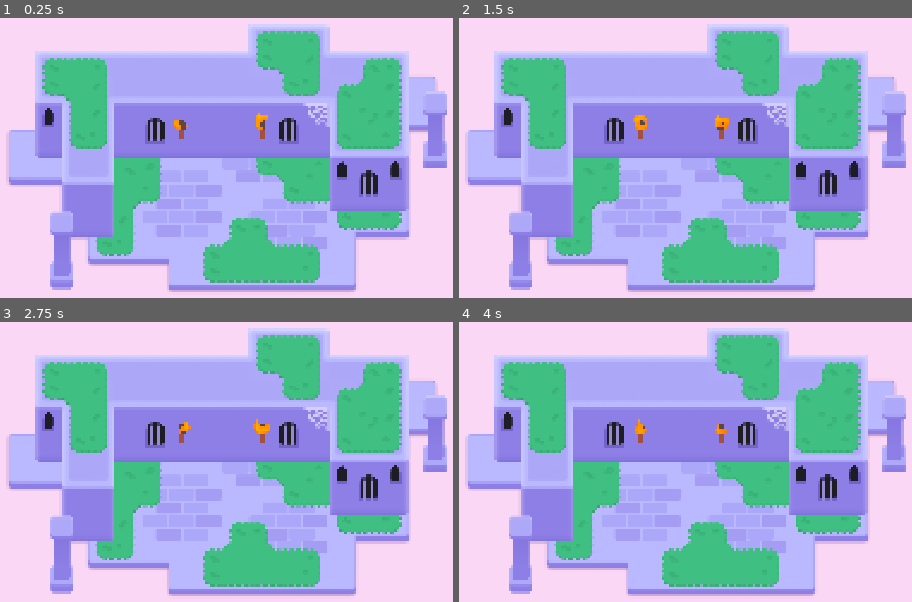
Above: before the commit, frames 1-4 (two rows, left to right).
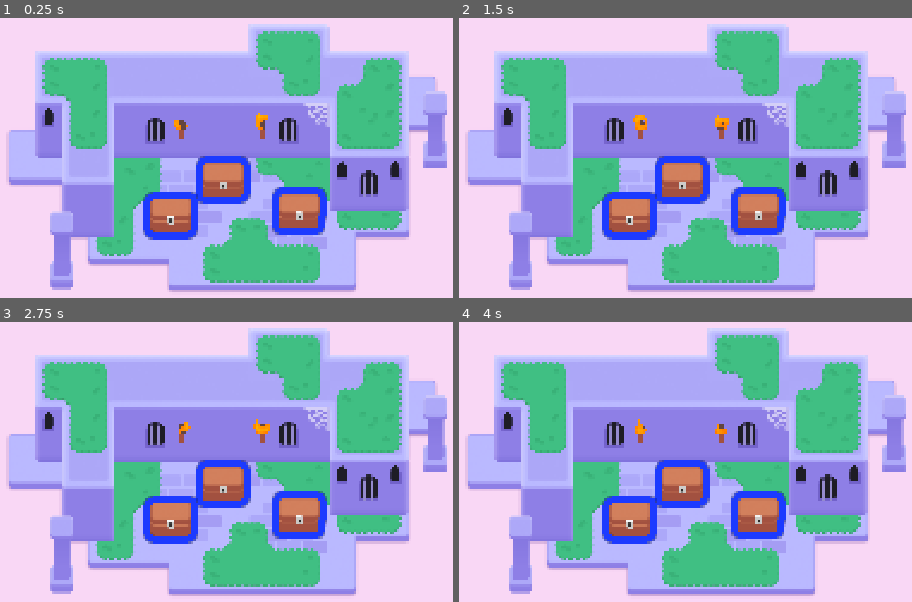
Above: after the commit, the same moments.

Repository: AntheaHo0/M6Looting
Game: Godot game, scene res://lessons/mini_dungeon.tscn
Two runs of this game, one before a commit and one after it. Both use one fixed random seed, a clock stepped at 60 frames per second and the inputs below.
Inputs (mouse positions are in pixels of both pictures, inside the frame that each line leads up to):
- Up to frame 1 (0.25 s): no input
- Up to frame 2 (1.5 s): tap Enter at 0.5 s; move the mouse to (857, 152) at 0.52 s; hold D (move_right) 0.53-1.28 s; tap Z at 0.6, 1.35 s; click (857, 152) at 0.67 s; tap Space at 0.77 s; move the mouse to (522, 197) at 1.27 s; hold S (move_down) from 1.28 s (still down); click (522, 197) at 1.42 s
- Up to frame 3 (2.75 s): tap Space at 1.52 s; move the mouse to (303, 380) at 2.02 s; release S (move_down) at 2.03 s; hold D (move_right) from 2.03 s (still down); tap Z at 2.1 s; click (303, 380) at 2.17 s
- Up to frame 4 (4 s): move the mouse to (640, 568) at 2.77 s; release D (move_right) at 2.78 s; hold W (move_up) 2.78-3.53 s; tap Z at 2.85, 3.6 s; click (640, 568) at 2.92 s; tap Space at 3.02, 3.77 s; move the mouse to (outside the picture) at 3.52 s; hold A (move_left) from 3.53 s (still down); click (outside the picture) at 3.67 s

The runs differ from the first frame. In frame 1, 6.1% of the frame differs, in the area x 31-73%, y 49-80%; in frame 2, 6.1%; in frame 3, 6.1%; in frame 4, 6.1%.

Commit message:
M6L3(Completed)

Diff:
--- /dev/null
+++ b/lessons/chest/chest.gd
@@ -0,0 +1,19 @@
+extends Area2D
+
+@onready var canvas_group: CanvasGroup = $CanvasGroup
+
+func _ready() -> void:
+	mouse_entered.connect(_on_mouse_entered)
+	mouse_exited.connect(_on_mouse_exited)
+	canvas_group.material.set_shader_parameter("line_thickness", 3.0)
+
+func set_outline_thickness(new_thickness: float) -> void:
+	canvas_group.material.set_shader_parameter("line_thickness", new_thickness)
+
+func _on_mouse_entered() -> void:
+	var tween := create_tween()
+	tween.tween_method(set_outline_thickness, 3.0, 6.0, 0.08)
+
+func _on_mouse_exited() -> void:
+	var tween := create_tween()
+	tween.tween_method(set_outline_thickness, 6.0, 3.0, 0.08)
--- a/lessons/chest/chest.tscn
+++ b/lessons/chest/chest.tscn
@@ -1,11 +1,13 @@
-[gd_scene load_steps=7 format=3 uid="uid://b27yxfpkfvoha"]
+[gd_scene load_steps=8 format=3 uid="uid://b27yxfpkfvoha"]
 
 [ext_resource type="Shader" uid="uid://lio2wmbue2of" path="res://lessons/chest/group_outline.gdshader" id="1_12as2"]
+[ext_resource type="Script" uid="uid://cslu0j1hcta5r" path="res://lessons/chest/chest.gd" id="1_65g6b"]
 [ext_resource type="Texture2D" uid="uid://c3hwsm5ugp8qw" path="res://lessons/chest/bottom.png" id="1_bkc6q"]
 [ext_resource type="Texture2D" uid="uid://bnem1cahhoxdk" path="res://lessons/chest/top.png" id="2_12as2"]
 [ext_resource type="Texture2D" uid="uid://bu2jin246nel5" path="res://lessons/chest/lock.png" id="3_65g6b"]
 
 [sub_resource type="ShaderMaterial" id="ShaderMaterial_65g6b"]
+resource_local_to_scene = true
 shader = ExtResource("1_12as2")
 shader_parameter/line_color = Color(0.10980392, 0.22745098, 1, 1)
 shader_parameter/line_thickness = 10.0
@@ -15,6 +17,7 @@
 size = Vector2(100.99985, 84.005554)
 
 [node name="Chest" type="Area2D"]
+script = ExtResource("1_65g6b")
 
 [node name="CanvasGroup" type="CanvasGroup" parent="."]
 material = SubResource("ShaderMaterial_65g6b")
--- a/lessons/mini_dungeon.tscn
+++ b/lessons/mini_dungeon.tscn
@@ -6,6 +6,7 @@
 [ext_resource type="Texture2D" uid="uid://c1rgncfgjxefj" path="res://assets/dungeon/pillar.png" id="4_gq228"]
 [ext_resource type="Texture2D" uid="uid://l0y1k1obencd" path="res://assets/dungeon/spider_web.png" id="5_ywba7"]
 [ext_resource type="PackedScene" uid="uid://eundh35r605v" path="res://assets/torch/torch.tscn" id="6_fokey"]
+[ext_resource type="PackedScene" uid="uid://b27yxfpkfvoha" path="res://lessons/chest/chest.tscn" id="7_jj8kc"]
 
 [sub_resource type="TileSetAtlasSource" id="TileSetAtlasSource_6s4s5"]
 texture = ExtResource("1_sym7n")
@@ -321,3 +322,12 @@
 mouse_filter = 2
 color = Color(0.977546, 0.842183, 0.960847, 1)
 metadata/_edit_lock_ = true
+
+[node name="Chest" parent="." instance=ExtResource("7_jj8kc")]
+position = Vector2(762, 312)
+
+[node name="Chest2" parent="." instance=ExtResource("7_jj8kc")]
+position = Vector2(579, 238)
+
+[node name="Chest3" parent="." instance=ExtResource("7_jj8kc")]
+position = Vector2(454, 321)
Not shown, added: lessons/chest/chest.gd.uid
Not shown: 1 places in lessons/mini_dungeon.tscn that only renumber resources
